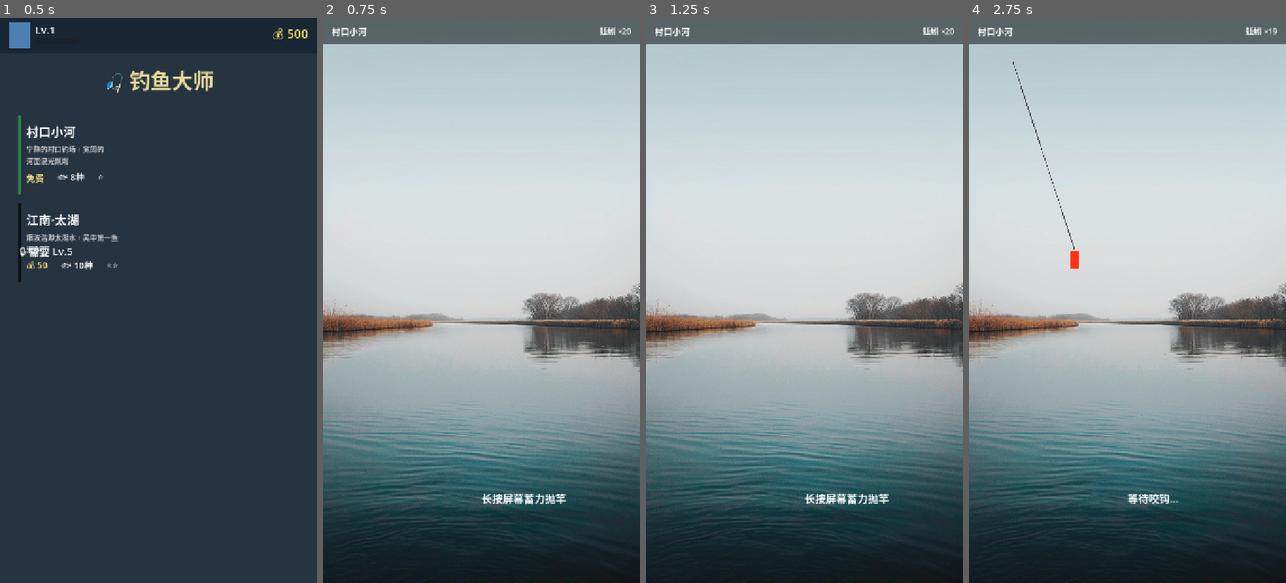
Above: before the commit, frames 1-4 (left to right).
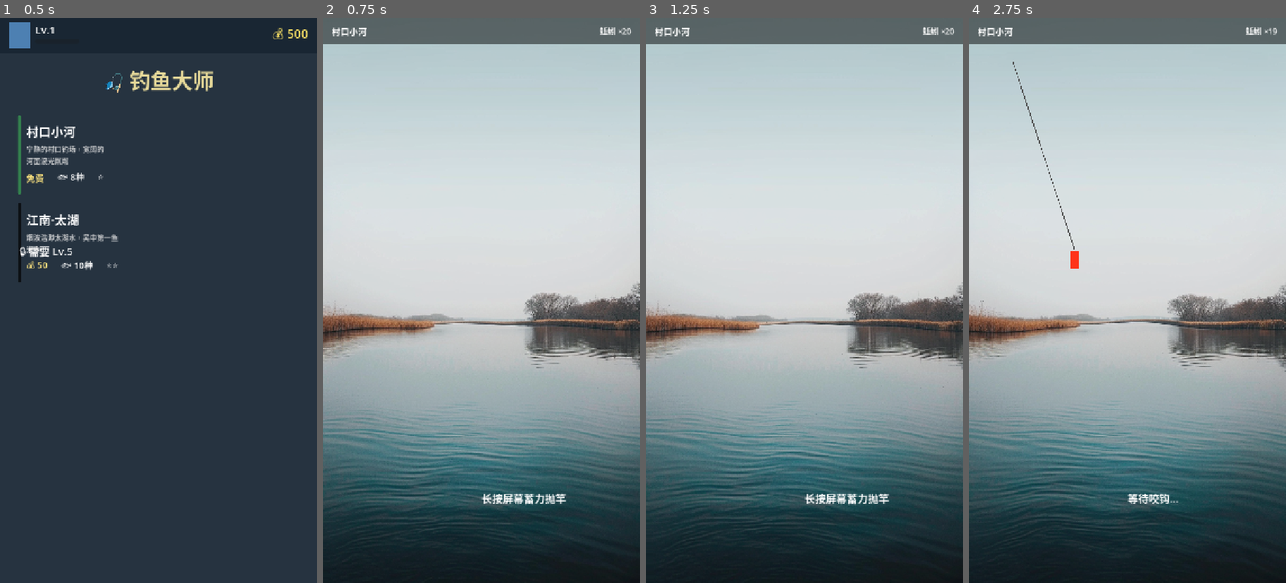
Above: after the commit, the same moments.

Repository: myself594/fishing-master
Game: Godot game, scene res://scenes/main.tscn
Two runs of this game, one before a commit and one after it. Both use one fixed random seed, a clock stepped at 60 frames per second and the inputs below.
Inputs (mouse positions are in pixels of both pictures, inside the frame that each line leads up to):
- Up to frame 1 (0.5 s): no input
- Up to frame 2 (0.75 s): click (342, 153) at 0.5 s
- Up to frame 3 (1.25 s): no input
- Up to frame 4 (2.75 s): move the mouse to (1197, 272) at 1.27 s; click (1197, 272) at 1.42 s; move the mouse to (1064, 328) at 2.02 s; click (1064, 328) at 2.17 s

Frame 1 is identical in both runs. In frame 2, 3.3% of the frame differs, in the area x 0-100%, y 46-91%; in frame 3, 3.5%; in frame 4, 3.8%, in the area x 0-100%, y 46-92%.

Commit message:
增强水面涟漪效果
- wave_strength 从 0.003 增大到 0.015
- wave_speed 从 0.5 增大到 1.0
- 简化 Shader 代码，效果更明显
- 添加调试输出确认 Shader 加载

Diff:
--- a/assets/shaders/water_ripple.gdshader
+++ b/assets/shaders/water_ripple.gdshader
@@ -1,71 +1,31 @@
 shader_type canvas_item;
 
-// 自然水面效果参数
-uniform float wave_speed : hint_range(0.1, 2.0) = 0.5;
-uniform float wave_strength : hint_range(0.0005, 0.005) = 0.002;
-uniform float water_start : hint_range(0.2, 0.5) = 0.33;
-
-// 生成伪随机噪声
-float noise(vec2 p) {
-    return fract(sin(dot(p, vec2(12.9898, 78.233))) * 43758.5453);
-}
-
-// 平滑噪声
-float smooth_noise(vec2 p) {
-    vec2 i = floor(p);
-    vec2 f = fract(p);
-    f = f * f * (3.0 - 2.0 * f); // smoothstep
-
-    float a = noise(i);
-    float b = noise(i + vec2(1.0, 0.0));
-    float c = noise(i + vec2(0.0, 1.0));
-    float d = noise(i + vec2(1.0, 1.0));
-
-    return mix(mix(a, b, f.x), mix(c, d, f.x), f.y);
-}
-
-// 多层噪声叠加 (FBM)
-float fbm(vec2 p) {
-    float value = 0.0;
-    float amplitude = 0.5;
-    for (int i = 0; i < 4; i++) {
-        value += amplitude * smooth_noise(p);
-        p *= 2.0;
-        amplitude *= 0.5;
-    }
-    return value;
-}
+// 水面涟漪效果参数
+uniform float wave_speed : hint_range(0.1, 3.0) = 1.0;
+uniform float wave_strength : hint_range(0.005, 0.05) = 0.015;
+uniform float water_start : hint_range(0.0, 0.5) = 0.33;
 
 void fragment() {
     vec2 uv = UV;
 
     // 只在水面区域应用效果
     if (uv.y > water_start) {
-        // 计算水面深度因子（越往下效果越强）
+        // 深度因子：越往下效果越强
         float depth = (uv.y - water_start) / (1.0 - water_start);
-        float strength = wave_strength * depth;
+        float strength = wave_strength * (0.5 + depth * 0.5);
 
-        // 多层波浪叠加，模拟自然水面
         float time = TIME * wave_speed;
 
-        // 第一层：大波浪（慢速）
-        float wave1 = sin(uv.x * 8.0 + time * 0.7) * cos(uv.y * 6.0 + time * 0.5);
+        // 多层波浪叠加
+        float wave1 = sin(uv.x * 10.0 + time) * cos(uv.y * 8.0 + time * 0.8);
+        float wave2 = sin(uv.x * 20.0 - time * 1.3) * 0.5;
+        float wave3 = cos(uv.y * 15.0 + time * 0.7) * 0.3;
 
-        // 第二层：中波浪（中速）
-        float wave2 = sin(uv.x * 15.0 - time * 1.1) * cos(uv.y * 12.0 + time * 0.8);
-
-        // 第三层：小波纹（快速）
-        float wave3 = sin(uv.x * 25.0 + time * 1.5) * cos(uv.y * 20.0 - time * 1.2);
-
-        // 噪声扰动，增加随机性
-        float noise_val = fbm(uv * 10.0 + time * 0.3) - 0.5;
-
-        // 组合所有波浪
-        float combined = wave1 * 0.5 + wave2 * 0.3 + wave3 * 0.2 + noise_val * 0.3;
+        float combined = wave1 + wave2 + wave3;
 
         // 应用位移
         uv.x += combined * strength;
-        uv.y += combined * strength * 0.5;
+        uv.y += combined * strength * 0.3;
     }
 
     COLOR = texture(TEXTURE, uv);
--- a/scenes/ui/fishing_scene.gd
+++ b/scenes/ui/fishing_scene.gd
@@ -103,11 +103,12 @@
 		var shader = load("res://assets/shaders/water_ripple.gdshader")
 		if shader:
 			shader_material.shader = shader
-			# 设置 Shader 参数
-			shader_material.set_shader_parameter("wave_speed", 0.5)
-			shader_material.set_shader_parameter("wave_strength", 0.003)
+			# 设置 Shader 参数（增大强度让效果明显）
+			shader_material.set_shader_parameter("wave_speed", 1.0)
+			shader_material.set_shader_parameter("wave_strength", 0.015)
 			shader_material.set_shader_parameter("water_start", 0.33)
 			background_texture.material = shader_material
+			print("水面涟漪 Shader 已加载")
 		else:
 			print("警告：无法加载水面涟漪 Shader")
 
